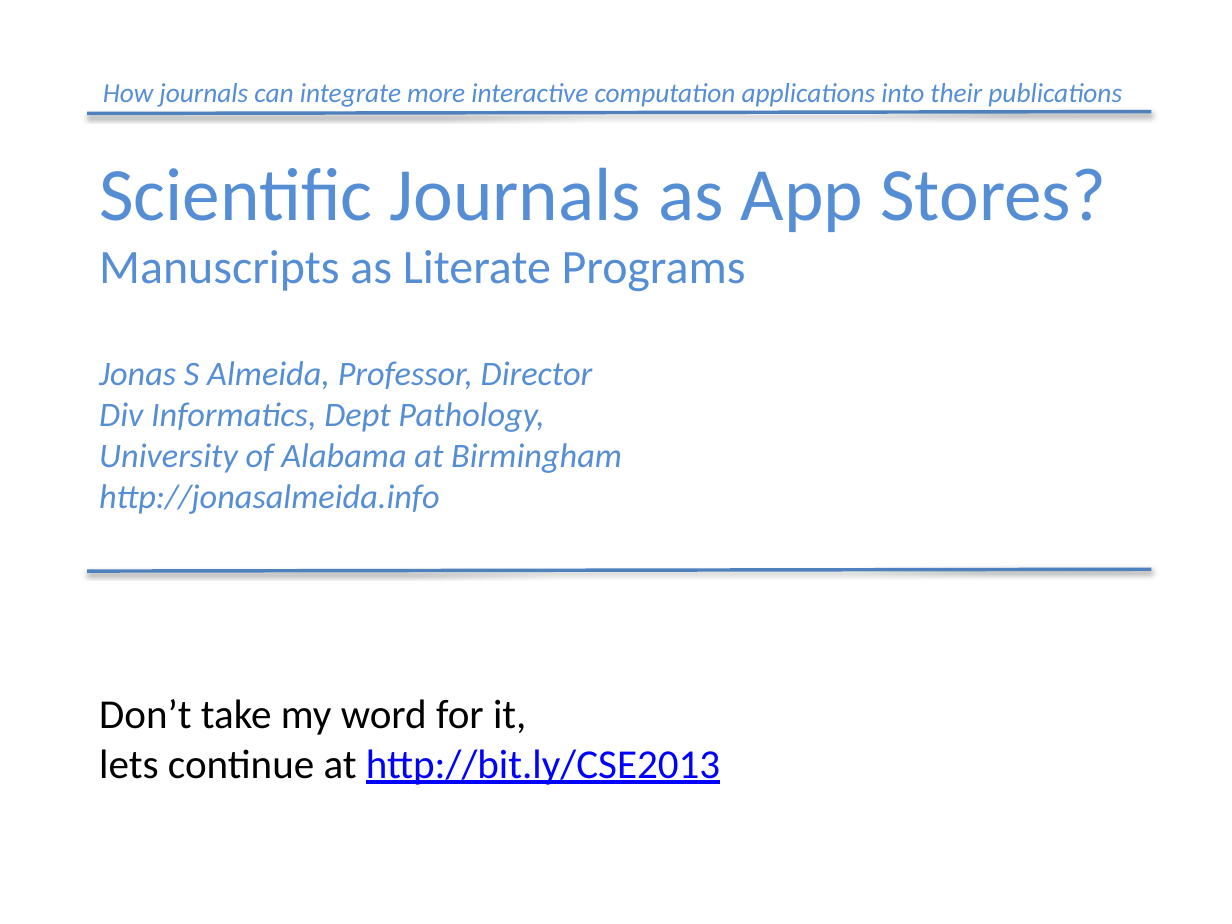
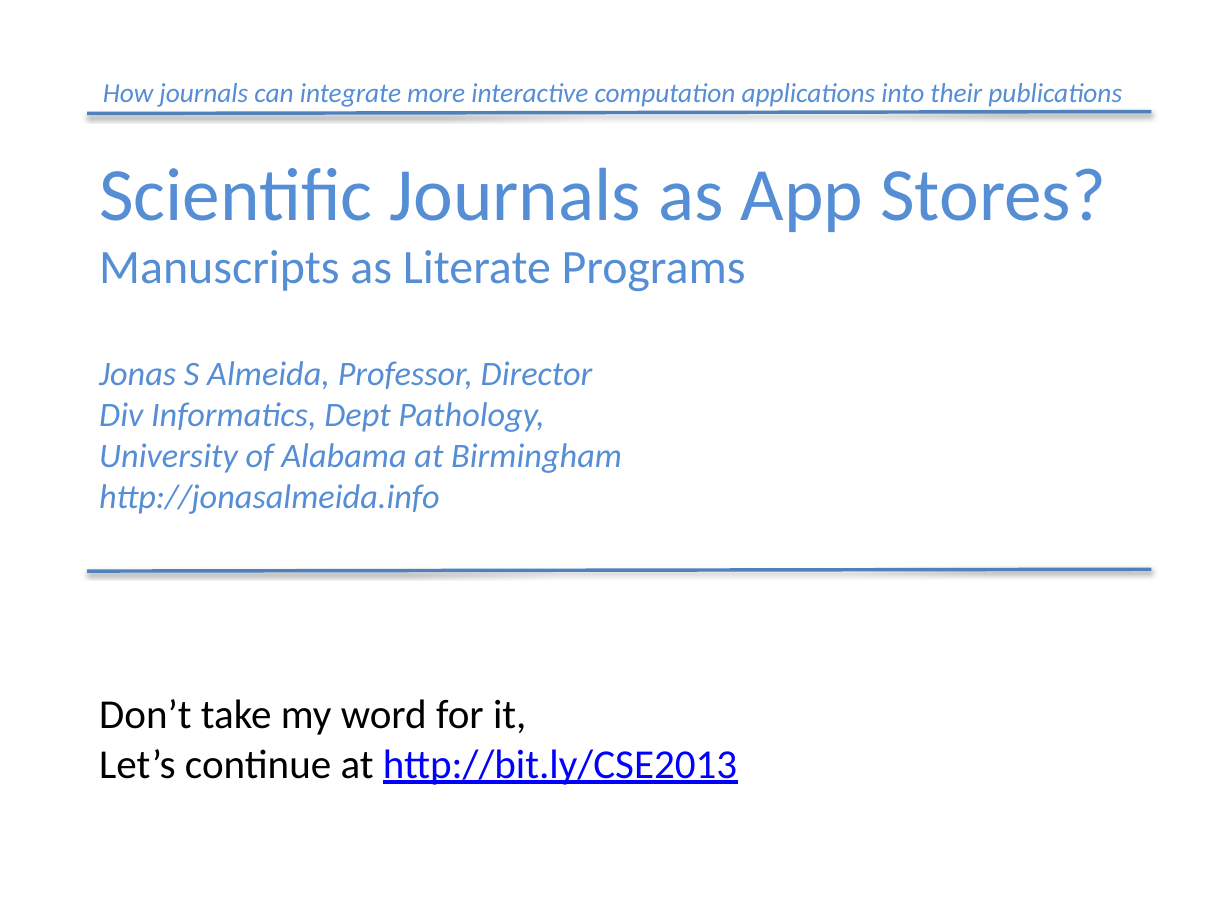
Before and after one commit to jonasalmeida/jonasalmeida, a slide deck: slide 1 of presentations/councilSciencePub2013.pptx. Drawn at 1232x924 pixels with LibreOffice and Linux fonts; fonts in the diff are those of the drawing. Boxes give left, top, right and bottom in pixels: in the first picture for what was removed or moved away, otherwise in the second. Text is boxed around its words. In the diff, an @@ line names an element or a change of style, - is before the commit and + after.

Commit message:
small typo in title

```diff
--- a/presentations/councilSciencePub2013.pptx
+++ b/presentations/councilSciencePub2013.pptx
@@ text at (99, 749, 737, 785): text changed @@
-lets continue at http://bit.ly/CSE2013
+Let’s continue at http://bit.ly/CSE2013
```
